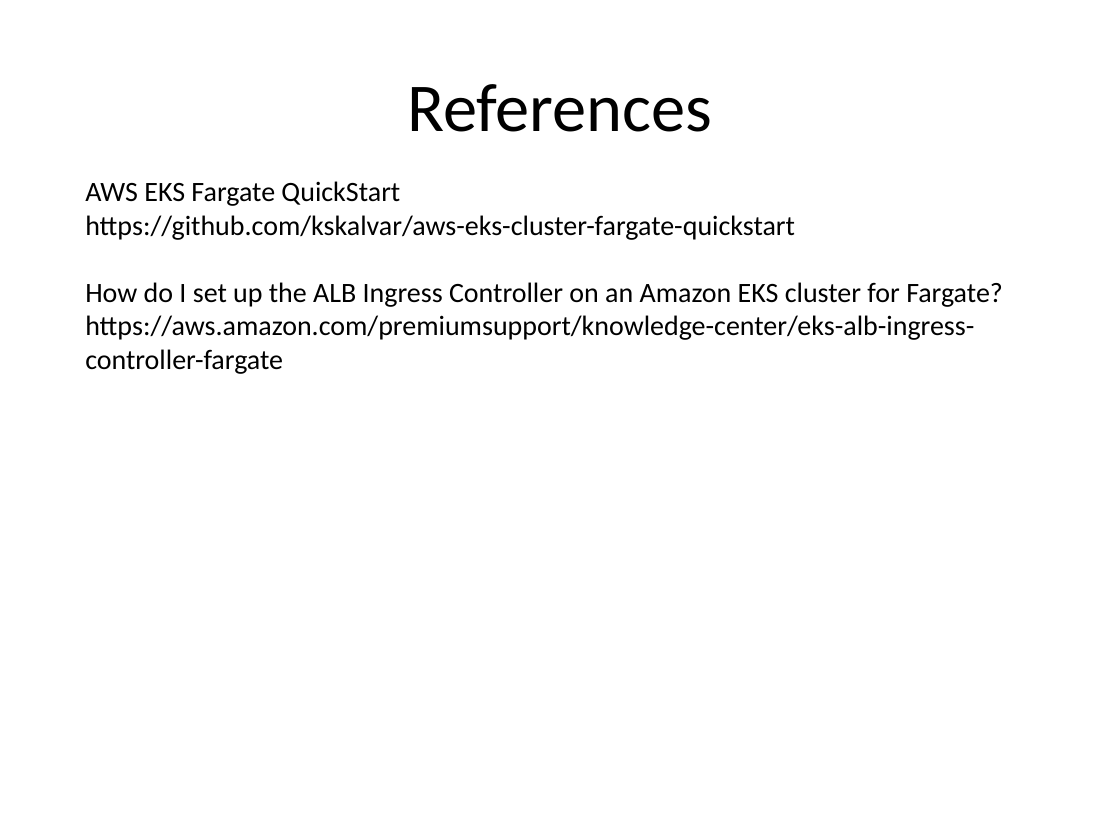
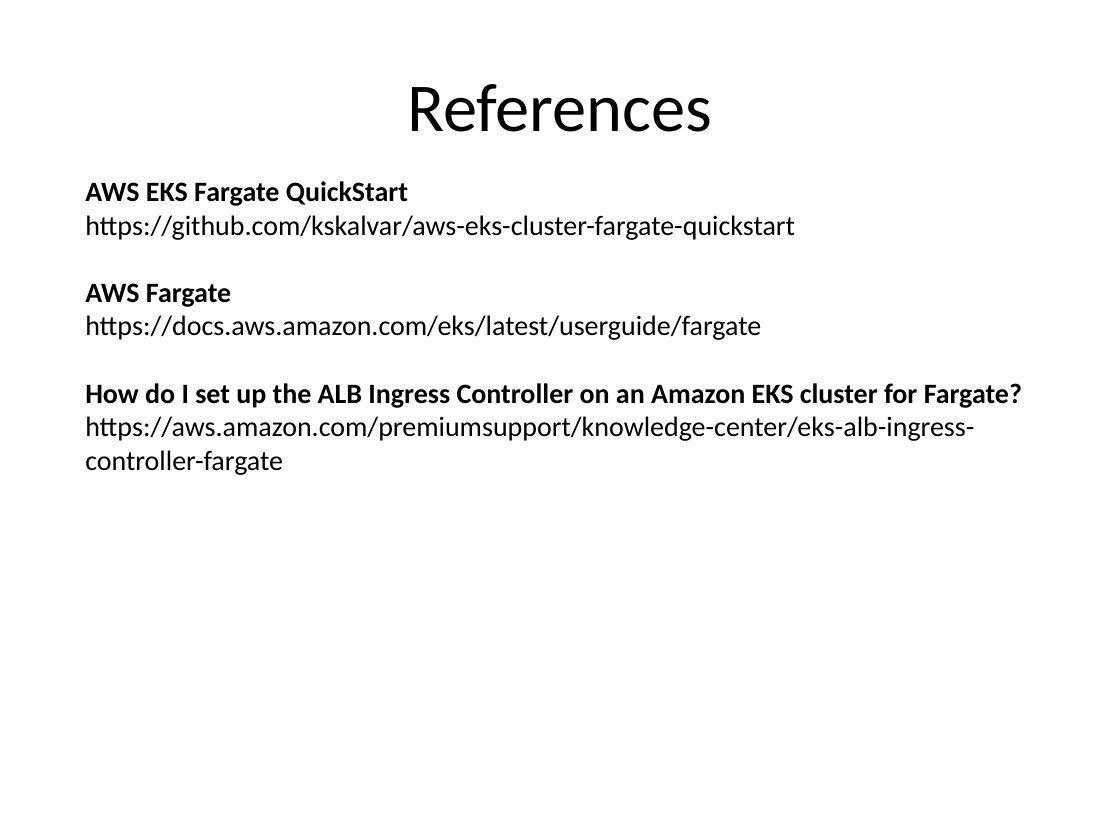
Before and after one commit to kskalvar/aws-eks-cluster-fargate-quickstart, a slide deck: slide 13 of slides/AWS-EKS-Cluster-Fargate-Quickstart.pptx (slide 12 before the commit). Drawn at 1120x840 pixels with LibreOffice and Linux fonts; fonts in the diff are those of the drawing; background and template pictures are left out. Boxes give left, top, right and bottom in pixels: in the first picture for what was removed or moved away, otherwise in the second. Text is boxed around its words. In the diff, an @@ line names an element or a change of style, - is before the commit and + after.

```diff
--- a/slides/AWS-EKS-Cluster-Fargate-Quickstart.pptx
+++ b/slides/AWS-EKS-Cluster-Fargate-Quickstart.pptx
@@ text at [85, 181, 1022, 408]: bold on in "AWS EKS Fargate QuickStart", "How do I set up the ALB ..." @@
@@ text at [85, 283, 761, 340]: paragraphs added @@
+AWS Fargate
+https://docs.aws.amazon.com/eks/latest/userguide/fargate
```
Also in this commit, not shown: 5 other slides changed, 1 slide added.
